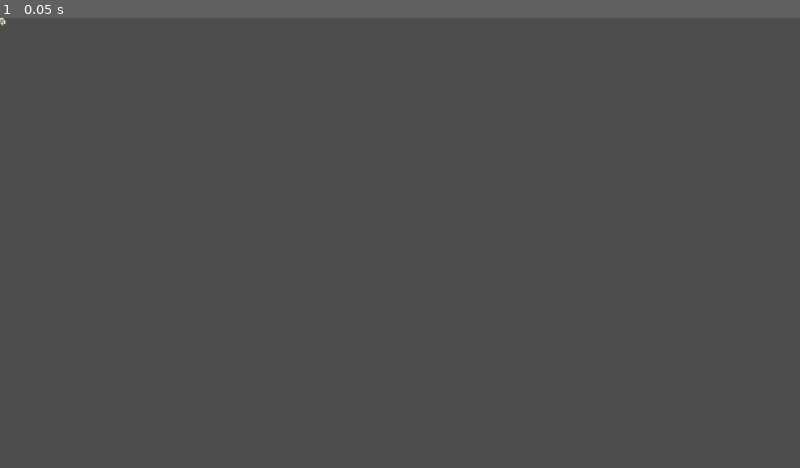
Above: before the commit, frame 1.
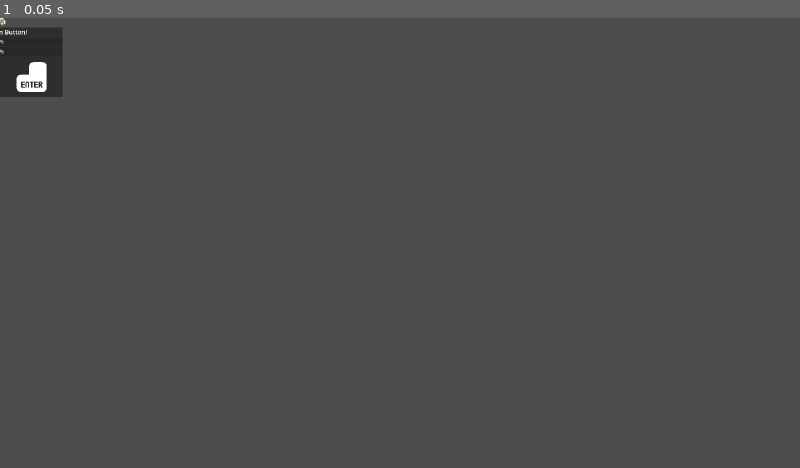
Above: after the commit, the same moment.

Repository: firefly2442/godot-tor-sven-game
Game: Godot game, scene res://scenes/entities/missions/rescue/rescue_mission.tscn
Same seed, same stepped clock (60 frames per second), same inputs: the game is played once before the commit and once after it. This scene is started directly instead of the project's main scene.
Inputs:
- Up to frame 1 (0.05 s): no input

The runs differ from the first frame. In frame 1, 1.2% of the frame differs, in the area x 0-8%, y 2-18%.
Error in both runs: Cannot call method 'get_node' on a null value. (res://scripts/entities/missions/rescue_mission.gd:6)

Commit message:
feat: continue work on rescue mission

Diff:
--- a/scenes/entities/missions/rescue/rescue_mission.tscn
+++ b/scenes/entities/missions/rescue/rescue_mission.tscn
@@ -8,6 +8,8 @@
 [ext_resource type="Texture2D" uid="uid://bw6duutqm26v5" path="res://images/characters/adventurer_idle.png" id="4_cqt71"]
 [ext_resource type="Texture2D" uid="uid://dajm0lmy08jax" path="res://images/characters/emote_faceSad.png" id="5_6aoim"]
 [ext_resource type="Texture2D" uid="uid://ckuy22235xo8v" path="res://images/characters/emote_exclamation.png" id="6_cqt71"]
+[ext_resource type="Texture2D" uid="uid://mtn5ek4rto25" path="res://images/ui/keyboard_e.png" id="9_fowwm"]
+[ext_resource type="Texture2D" uid="uid://doc8iub0ug0w4" path="res://images/ui/keyboard_enter.png" id="10_14nbj"]
 
 [sub_resource type="SpriteFrames" id="SpriteFrames_cumfh"]
 animations = [{
@@ -62,7 +64,7 @@
 alpha_curve = SubResource("CurveTexture_acjp0")
 
 [sub_resource type="RectangleShape2D" id="RectangleShape2D_cqt71"]
-size = Vector2(92, 90)
+size = Vector2(223, 187)
 
 [node name="RescueMission" type="Node2D"]
 script = ExtResource("1_cumfh")
@@ -93,8 +95,50 @@
 collision_mask = 16
 
 [node name="CollisionShape2D" type="CollisionShape2D" parent="Area2D"]
-position = Vector2(0, 3)
+position = Vector2(0.5, 4.5)
 shape = SubResource("RectangleShape2D_cqt71")
+
+[node name="RescueMissionContent" type="PanelContainer" parent="."]
+unique_name_in_owner = true
+offset_left = -149.0
+offset_top = 23.0
+offset_right = 250.0
+offset_bottom = 214.0
+scale = Vector2(0.75, 0.75)
+
+[node name="VBoxContainer" type="VBoxContainer" parent="RescueMissionContent"]
+layout_mode = 2
+
+[node name="InstructionsLabel" type="Label" parent="RescueMissionContent/VBoxContainer"]
+layout_mode = 2
+theme_override_font_sizes/font_size = 20
+text = "Hit Action Button!"
+horizontal_alignment = 1
+
+[node name="Player1ProgressBar" type="ProgressBar" parent="RescueMissionContent/VBoxContainer"]
+unique_name_in_owner = true
+layout_mode = 2
+
+[node name="Player2ProgressBar" type="ProgressBar" parent="RescueMissionContent/VBoxContainer"]
+unique_name_in_owner = true
+layout_mode = 2
+
+[node name="HBoxContainer" type="HBoxContainer" parent="RescueMissionContent/VBoxContainer"]
+layout_mode = 2
+
+[node name="Player1Button" type="TextureRect" parent="RescueMissionContent/VBoxContainer/HBoxContainer"]
+unique_name_in_owner = true
+layout_mode = 2
+size_flags_horizontal = 3
+texture = ExtResource("9_fowwm")
+stretch_mode = 5
+
+[node name="Player2Button" type="TextureRect" parent="RescueMissionContent/VBoxContainer/HBoxContainer"]
+unique_name_in_owner = true
+layout_mode = 2
+size_flags_horizontal = 3
+texture = ExtResource("10_14nbj")
+stretch_mode = 5
 
 [connection signal="area_entered" from="Area2D" to="." method="_on_area_entered"]
 [connection signal="area_exited" from="Area2D" to="." method="_on_area_exited"]
--- a/scenes/singletons/MissionGenerator.tscn
+++ b/scenes/singletons/MissionGenerator.tscn
@@ -7,7 +7,6 @@
 
 [node name="Timer" type="Timer" parent="."]
 unique_name_in_owner = true
-wait_time = 15.0
 one_shot = true
 
 [node name="Missions" type="Node2D" parent="."]
--- a/scripts/entities/missions/rescue_mission.gd
+++ b/scripts/entities/missions/rescue_mission.gd
@@ -5,6 +5,26 @@
 func _ready() -> void:
 	self.global_position = pick_random_spawn_position(get_tree().root.get_node("City").get_node("TileMapLayer_MissionSpawn"))
 	self.z_index = 50 # make sure it's visible on top of our other items like the tilemap
+	%RescueMissionContent.visible = false
+
+	if Utility.player1_controls == "Keyboard":
+		%Player1Button.texture = load("uid://mtn5ek4rto25")
+	elif Utility.player1_controls == "Controller":
+		%Player1Button.texture = load("uid://dt0o42ouafxkq")
+
+	if Utility.player2_controls == "Keyboard":
+		%Player2Button.texture = load("uid://doc8iub0ug0w4")
+	elif Utility.player2_controls == "Controller":
+		%Player2Button.texture = load("uid://dt0o42ouafxkq")
+
+	var tw1: Tween = create_tween()
+	tw1.set_loops(-1)  # infinite
+	tw1.tween_property(%Player1Button, "modulate", Color.GREEN, 0.4).set_trans(Tween.TRANS_SINE).set_ease(Tween.EASE_IN_OUT)
+	tw1.tween_property(%Player1Button, "modulate", Color.WHITE, 0.4).set_trans(Tween.TRANS_SINE).set_ease(Tween.EASE_IN_OUT)
+	var tw2: Tween = create_tween()
+	tw2.set_loops(-1)  # infinite
+	tw2.tween_property(%Player2Button, "modulate", Color.GREEN, 0.4).set_trans(Tween.TRANS_SINE).set_ease(Tween.EASE_IN_OUT)
+	tw2.tween_property(%Player2Button, "modulate", Color.WHITE, 0.4).set_trans(Tween.TRANS_SINE).set_ease(Tween.EASE_IN_OUT)
 
 func pick_random_spawn_position(tile_map_layer: TileMapLayer) -> Vector2:
 	var candidates: Array = tile_map_layer.get_used_cells()
@@ -16,9 +36,12 @@
 
 func _on_area_entered(_area: Area2D) -> void:
 	overlapping = true
+	%RescueMissionContent.visible = true
+	print("Visible")
 
 func _on_area_exited(_area: Area2D) -> void:
 	overlapping = false
+	%RescueMissionContent.visible = false
 
 func checkRescuePickup() -> bool:
 	if overlapping:
Not shown: 1 places in scenes/entities/missions/rescue/rescue_mission.tscn that only renumber resources
